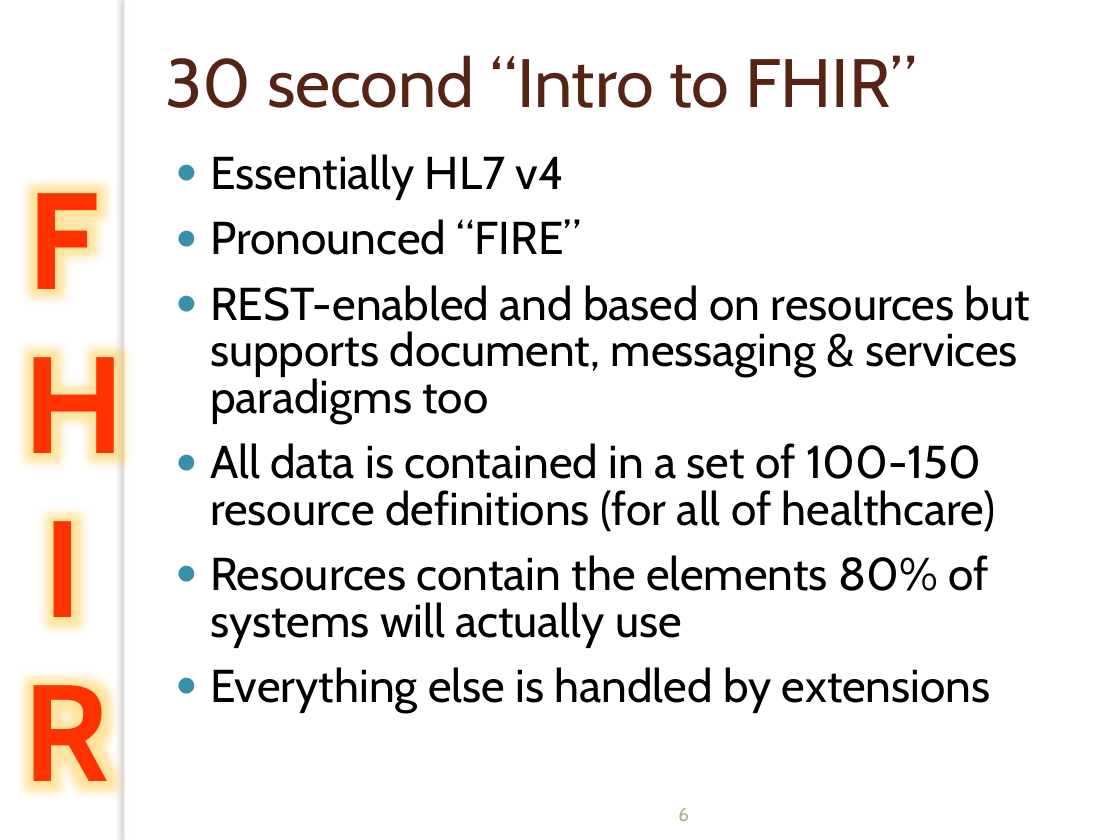
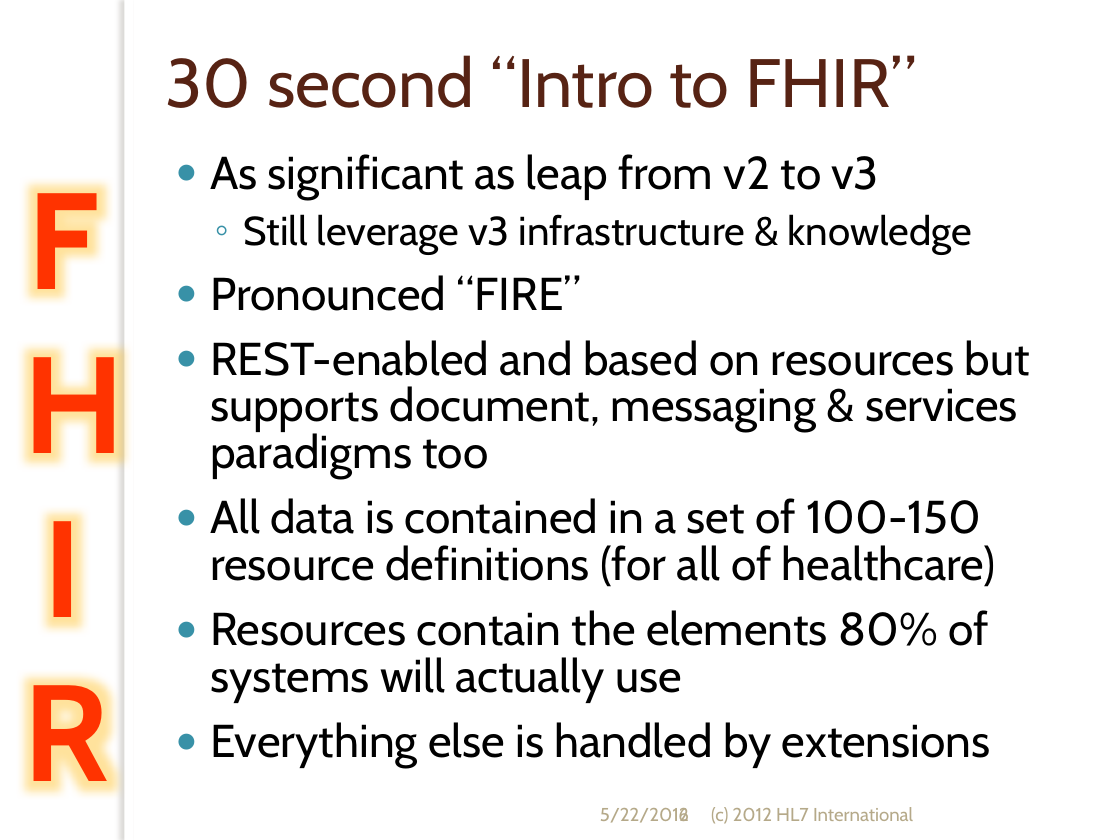
Before and after one commit to vista-novo/fhir, a slide deck: slide 6 of presentations/2012-May/201205 WGM Building with FHIR.pptx. Drawn at 1120x840 pixels with LibreOffice and Linux fonts; fonts in the diff are those of the drawing; background and template pictures are left out. Boxes give left, top, right and bottom in pixels: in the first picture for what was removed or moved away, otherwise in the second. Text is boxed around its words. In the diff, an @@ line names an element or a change of style, - is before the commit and + after.

```diff
--- a/presentations/2012-May/201205 WGM Building with FHIR.pptx
+++ b/presentations/2012-May/201205 WGM Building with FHIR.pptx
@@ text at <box>210,154,973,255</box>: text changed; size 29.6 to 25.9 pt @@
-● Essentially HL7 v4
+● As significant as leap from v2 to v3
+  ◦ Still leverage v3 infrastructure & knowledge
@@ text added at <box>600,808,689,823</box>, 12 pt, text #B6A98A @@
+5/22/2012
@@ text added at <box>711,807,913,824</box>, 12 pt, text #B6A98A @@
+(c) 2012 HL7 International
```
Also in this commit, not shown: 39 other slides changed, 4 slides added, 3 slides removed, 1 other file.
